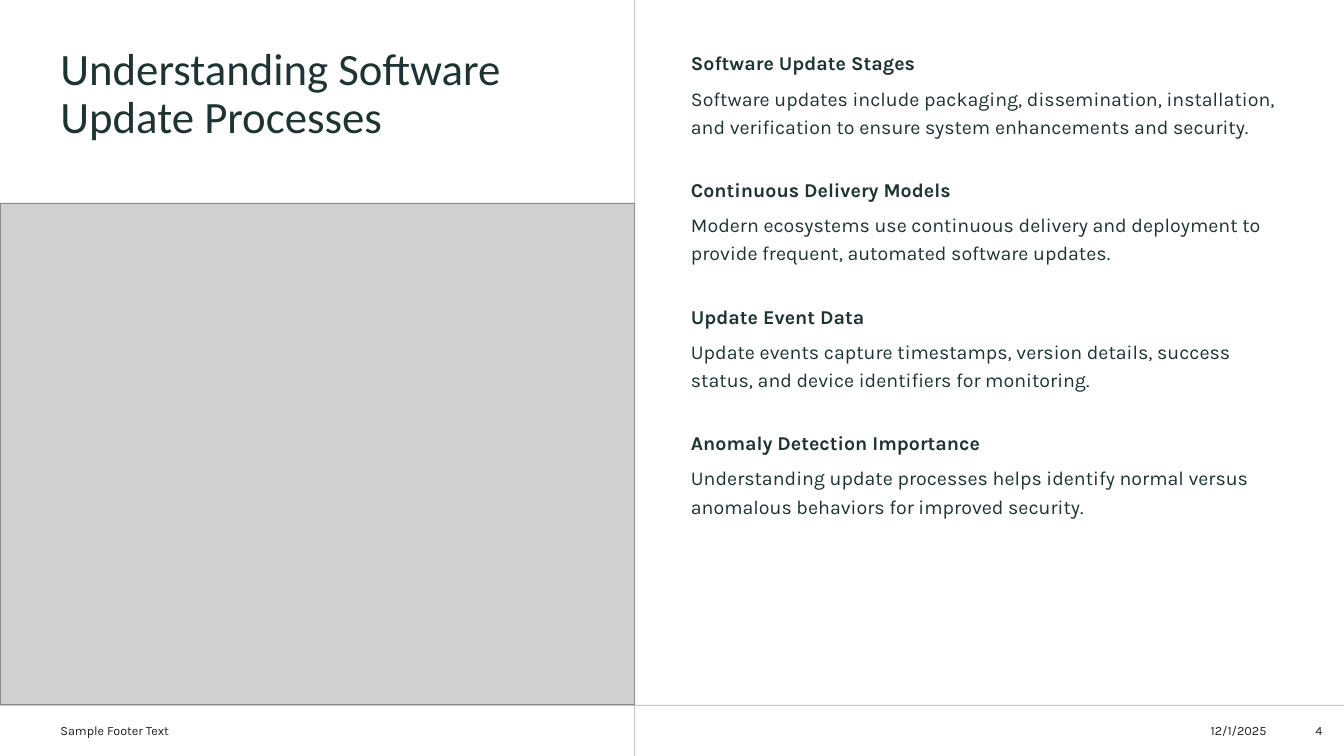
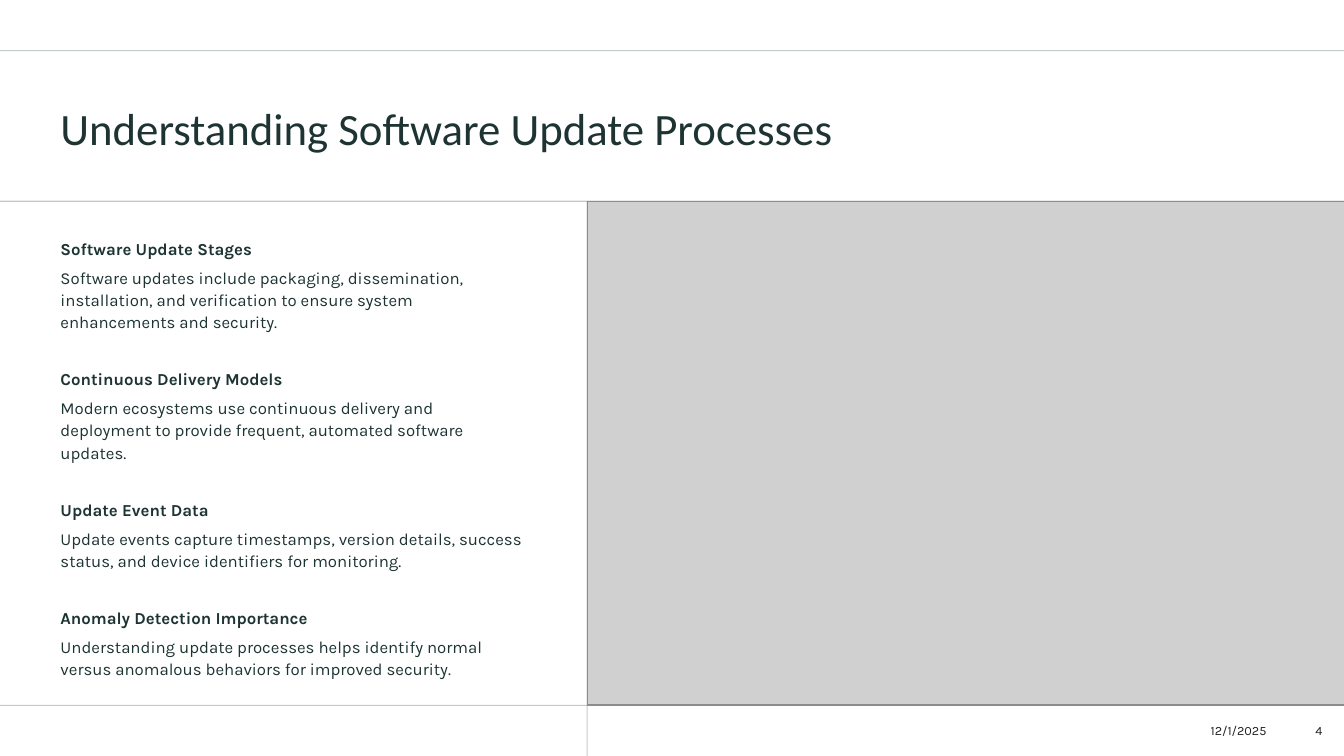
Before and after one commit to Sntai20/update-server-server-sync, a slide deck: slide 4 of docs/presentation/Anomaly Detection in Software Update Streams A Machine Learning Approach.pptx. Drawn at 1344x756 pixels with LibreOffice and Linux fonts; fonts in the diff are those of the drawing; grey boxes stand for pictures. Boxes give left, top, right and bottom in pixels: in the first picture for what was removed or moved away, otherwise in the second. Text is boxed around its words. In the diff, an @@ line names an element or a change of style, - is before the commit and + after.

Commit message:
Update presentation on anomaly detection in software update streams

```diff
--- a/docs/presentation/Anomaly Detection in Software Update Streams A Machine Learning Approach.pptx
+++ b/docs/presentation/Anomaly Detection in Software Update Streams A Machine Learning Approach.pptx
@@ line added from (1344, 50) to (0, 50), #1D3433 0.75 pt @@
@@ title "Understanding Software Update Processes": place and size @@
-title "Understanding Software Update Processes" at [60, 54, 500, 141]
+title "Understanding Software Update Processes" at [60, 114, 832, 153]
@@ title "Understanding Software Update Processes" at [60, 114, 832, 153]: vertical alignment top to middle @@
@@ line removed from (635, 203) to (0, 203) @@
@@ picture removed at [0, 203, 635, 704] @@
@@ line added from (1344, 202) to (0, 202), #1D3433 0.75 pt @@
@@ line moved from (635, 0) - (635, 756) to (588, 202) - (588, 756) @@
@@ picture added at [588, 202, 1344, 705] @@
@@ text "Software Update Stages": place and size @@
-text "Software Update Stages" at [691, 56, 1275, 519]
+text "Software Update Stages" at [60, 243, 521, 679]
@@ text "Software Update Stages" at [60, 243, 521, 679]: size 14 to 12 pt; line spacing 1.2 to 1.1 @@
@@ text removed at [60, 726, 169, 738] @@
-Sample Footer Text
```
Also in this commit, not shown: 22 other slides changed, 2 slides added.
